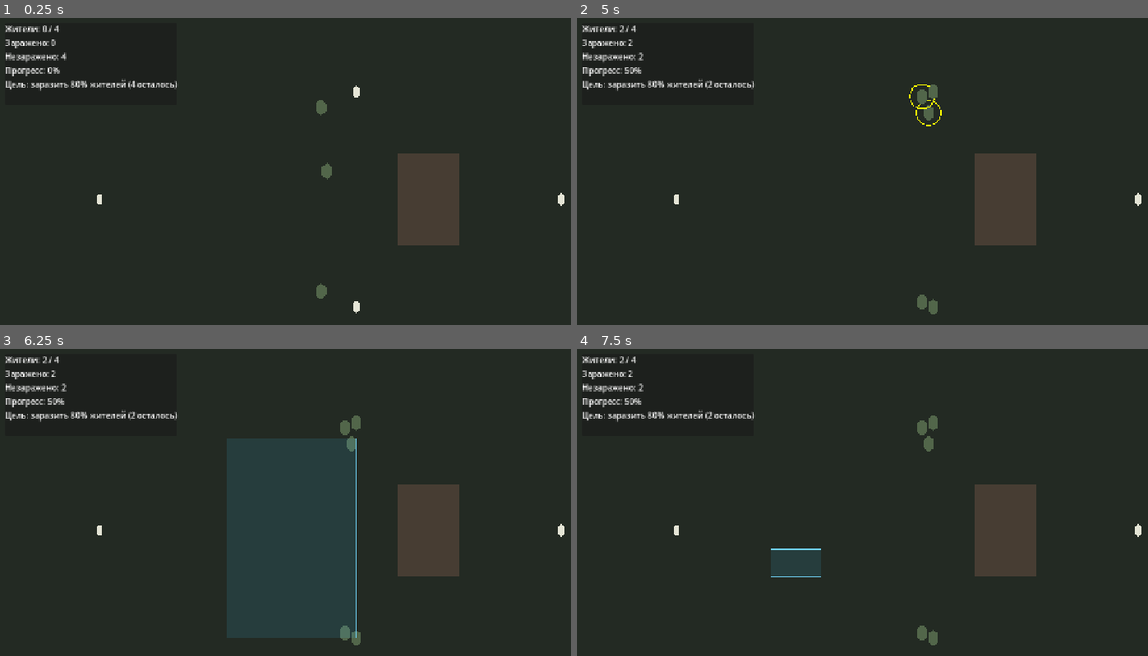
Above: before the commit, frames 1-4 (two rows, left to right).
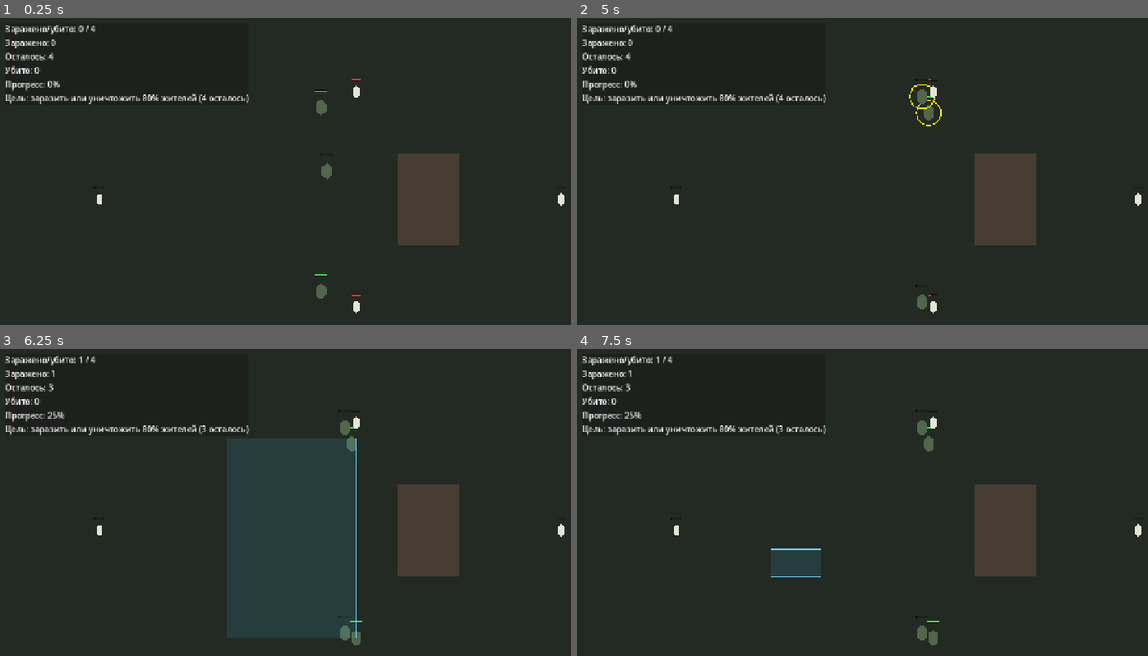
Above: after the commit, the same moments.

Repository: tivel47-ai/i-m-a-monster
Game: Godot game, scene res://scenes/main.tscn
The game is run twice, just before and just after one commit, with the same random seed, the same clock (stepped at 60 frames per second) and the same inputs.
Inputs (mouse positions are in pixels of both pictures, inside the frame that each line leads up to):
- Up to frame 1 (0.25 s): no input
- Up to frame 2 (5 s): move the mouse to (1045, 180) at 0.52 s; click (1045, 180) at 0.67 s; drag from (771, 217) to (919, 122) at 1.27 s; move the mouse to (965, 119) at 2.02 s; click (965, 119) at 2.17 s; tap Enter at 2.75 s; drag from (868, 272) to (925, 113) at 2.77 s; move the mouse to (1102, 254) at 3.52 s; click (1102, 254) at 3.67 s; tap Space at 4.25 s; drag from (702, 143) to (919, 97) at 4.27 s
- Up to frame 3 (6.25 s): move the mouse to (359, 530) at 5.02 s; click (359, 530) at 5.17 s; tap Enter at 5.75 s; drag from (228, 438) to (354, 637) at 5.77 s
- Up to frame 4 (7.5 s): move the mouse to (1045, 511) at 6.52 s; click (1045, 511) at 6.67 s; tap Space at 7.25 s; drag from (771, 548) to (919, 634) at 7.27 s

The runs differ from the first frame. In frame 1, 1.5% of the frame differs, in the area x 0-64%, y 1-91%; in frame 2, 1.7%, in the area x 0-64%, y 1-97%; in frame 3, 1.6%; in frame 4, 1.6%.

Commit message:
Задача № 19 — здоровье, урон, смерть и визуальный маркер смерти

Diff:
--- a/scenes/test_map.tscn
+++ b/scenes/test_map.tscn
@@ -35,75 +35,82 @@
 mouse_filter = 2
 color = Color(0.13725491, 0.16470589, 0.13725491, 1)
 
-[node name="NavigationRegion2D" type="NavigationRegion2D" parent="."]
+[node name="NavigationRegion2D" type="NavigationRegion2D" parent="." unique_id=382708044]
 navigation_polygon = SubResource("NavigationPolygon_test_map")
 
-[node name="Obstacle" type="StaticBody2D" parent="."]
+[node name="Obstacle" type="StaticBody2D" parent="." unique_id=931224023]
 position = Vector2(840, 360)
-collision_layer = 1
 collision_mask = 2
 
-[node name="Polygon2D" type="Polygon2D" parent="Obstacle"]
+[node name="Polygon2D" type="Polygon2D" parent="Obstacle" unique_id=1362154942]
 color = Color(0.28, 0.24, 0.2, 1)
 polygon = PackedVector2Array(-60, -90, 60, -90, 60, 90, -60, 90)
 
-[node name="CollisionShape2D" type="CollisionShape2D" parent="Obstacle"]
+[node name="CollisionShape2D" type="CollisionShape2D" parent="Obstacle" unique_id=1014473758]
 shape = SubResource("RectangleShape2D_obstacle")
 
 [node name="Zombie" parent="." unique_id=1210245640 instance=ExtResource("1_6ulkd")]
 position = Vector2(635, 327)
+collision_mask = 11
 
-[node name="Zombie2" parent="." instance=ExtResource("1_6ulkd")]
+[node name="Zombie2" parent="." unique_id=1811643929 instance=ExtResource("1_6ulkd")]
 position = Vector2(610, 190)
+collision_mask = 11
 
-[node name="Zombie3" parent="." instance=ExtResource("1_6ulkd")]
+[node name="Zombie3" parent="." unique_id=602772676 instance=ExtResource("1_6ulkd")]
 position = Vector2(610, 530)
+collision_mask = 11
 
-[node name="Villager" parent="." instance=ExtResource("2_villager")]
+[node name="Villager" parent="." unique_id=407241791 instance=ExtResource("2_villager")]
 position = Vector2(1100, 360)
 
-[node name="Villager2" parent="." instance=ExtResource("2_villager")]
+[node name="Villager2" parent="." unique_id=1874255612 instance=ExtResource("2_villager")]
 position = Vector2(700, 150)
 
-[node name="Villager3" parent="." instance=ExtResource("2_villager")]
+[node name="Villager3" parent="." unique_id=2029063017 instance=ExtResource("2_villager")]
 position = Vector2(700, 570)
 
-[node name="Villager4" parent="." instance=ExtResource("2_villager")]
+[node name="Villager4" parent="." unique_id=1191871272 instance=ExtResource("2_villager")]
 position = Vector2(200, 360)
 
-[node name="CanvasLayer" type="CanvasLayer" parent="."]
+[node name="CanvasLayer" type="CanvasLayer" parent="." unique_id=1042008688]
 
-[node name="MissionPanel" type="PanelContainer" parent="CanvasLayer"]
+[node name="MissionPanel" type="PanelContainer" parent="CanvasLayer" unique_id=1951434403]
 offset_left = 16.0
 offset_top = 16.0
 offset_right = 340.0
 offset_bottom = 176.0
 mouse_filter = 2
 
-[node name="MissionInfo" type="VBoxContainer" parent="CanvasLayer/MissionPanel"]
+[node name="MissionInfo" type="VBoxContainer" parent="CanvasLayer/MissionPanel" unique_id=984267347]
+layout_mode = 2
 mouse_filter = 2
 
-[node name="Residents" type="Label" parent="CanvasLayer/MissionPanel/MissionInfo"]
-mouse_filter = 2
+[node name="Residents" type="Label" parent="CanvasLayer/MissionPanel/MissionInfo" unique_id=1208281181]
+layout_mode = 2
 text = "Жители: 0 / 0"
 
-[node name="Infected" type="Label" parent="CanvasLayer/MissionPanel/MissionInfo"]
-mouse_filter = 2
+[node name="Infected" type="Label" parent="CanvasLayer/MissionPanel/MissionInfo" unique_id=43236414]
+layout_mode = 2
 text = "Заражено: 0"
 
-[node name="Uninfected" type="Label" parent="CanvasLayer/MissionPanel/MissionInfo"]
-mouse_filter = 2
+[node name="Uninfected" type="Label" parent="CanvasLayer/MissionPanel/MissionInfo" unique_id=1257441631]
+layout_mode = 2
 text = "Незаражено: 0"
 
-[node name="Progress" type="Label" parent="CanvasLayer/MissionPanel/MissionInfo"]
-mouse_filter = 2
+[node name="Killed" type="Label" parent="CanvasLayer/MissionPanel/MissionInfo"]
+layout_mode = 2
+text = "Убито: 0"
+
+[node name="Progress" type="Label" parent="CanvasLayer/MissionPanel/MissionInfo" unique_id=2111063095]
+layout_mode = 2
 text = "Прогресс: 0%"
 
-[node name="Status" type="Label" parent="CanvasLayer/MissionPanel/MissionInfo"]
-mouse_filter = 2
-text = "Цель: заразить 80% жителей"
+[node name="Status" type="Label" parent="CanvasLayer/MissionPanel/MissionInfo" unique_id=478836091]
+layout_mode = 2
+text = "Цель: заразить или уничтожить 80% жителей"
 
-[node name="SelectionRect" type="Panel" parent="CanvasLayer"]
+[node name="SelectionRect" type="Panel" parent="CanvasLayer" unique_id=668744120]
 visible = false
 mouse_filter = 2
 theme_override_styles/panel = SubResource("StyleBoxFlat_selection")
--- a/scenes/villager.tscn
+++ b/scenes/villager.tscn
@@ -14,10 +14,22 @@
 color = Color(0.9, 0.9, 0.84, 1)
 polygon = PackedVector2Array(0, -12, 6, -7, 6, 7, 0, 12, -6, 7, -6, -7)
 
+[node name="DeathMarkerA" type="Line2D" parent="."]
+visible = false
+points = PackedVector2Array(-7, -7, 7, 7)
+width = 2.5
+default_color = Color(1, 0, 0, 1)
+
+[node name="DeathMarkerB" type="Line2D" parent="."]
+visible = false
+points = PackedVector2Array(-7, 7, 7, -7)
+width = 2.5
+default_color = Color(1, 0, 0, 1)
+
 [node name="CollisionShape2D" type="CollisionShape2D" parent="."]
 shape = SubResource("RectangleShape2D_body")
 
-[node name="CollisionTimer" type="Timer" parent="."]
+[node name="TransformationTimer" type="Timer" parent="."]
 one_shot = true
 
-[connection signal="timeout" from="CollisionTimer" to="." method="_on_collision_timer_timeout"]
+[connection signal="timeout" from="TransformationTimer" to="." method="_on_transformation_timer_timeout"]
--- a/scenes/zombie.tscn
+++ b/scenes/zombie.tscn
@@ -20,6 +20,18 @@
 [node name="Polygon2D" type="Polygon2D" parent="." unique_id=527684303]
 color = Color(0.32156864, 0.4, 0.2901961, 1)
 polygon = PackedVector2Array(0, -16, 10, -8, 10, 8, 0, 16, -10, 8, -10, -8)
+
+[node name="DeathMarkerA" type="Line2D" parent="."]
+visible = false
+points = PackedVector2Array(-8, -8, 8, 8)
+width = 3.0
+default_color = Color(1, 0, 0, 1)
+
+[node name="DeathMarkerB" type="Line2D" parent="."]
+visible = false
+points = PackedVector2Array(-8, 8, 8, -8)
+width = 3.0
+default_color = Color(1, 0, 0, 1)
 
 [node name="CollisionShape2D" type="CollisionShape2D" parent="."]
 shape = SubResource("RectangleShape2D_body")
--- a/scripts/test_map.gd
+++ b/scripts/test_map.gd
@@ -12,8 +12,10 @@
 
 var villagers: Array[Node] = []
 var converted_resident_ids: Dictionary = {}
+var dead_resident_ids: Dictionary = {}
 var total_residents: int = 0
 var infected_residents: int = 0
+var killed_residents: int = 0
 var mission_state: MissionState = MissionState.ACTIVE
 var selection_in_progress: bool = false
 var marquee_active: bool = false
@@ -22,6 +24,7 @@
 
 @onready var residents_label: Label = $CanvasLayer/MissionPanel/MissionInfo/Residents
 @onready var infected_label: Label = $CanvasLayer/MissionPanel/MissionInfo/Infected
+@onready var killed_label: Label = $CanvasLayer/MissionPanel/MissionInfo/Killed
 @onready var uninfected_label: Label = $CanvasLayer/MissionPanel/MissionInfo/Uninfected
 @onready var progress_label: Label = $CanvasLayer/MissionPanel/MissionInfo/Progress
 @onready var status_label: Label = $CanvasLayer/MissionPanel/MissionInfo/Status
@@ -35,13 +38,22 @@
 		villagers.append(resident)
 		if not resident.has_signal("converted"):
 			push_error("Mission resident is missing the converted signal: %s" % resident.get_path())
-			continue
-
-		var error := resident.connect("converted", _on_resident_converted)
-		if error != OK:
-			push_error("Could not connect resident conversion signal: %s" % error_string(error))
-		elif resident.call("is_converted"):
+		else:
+			var converted_error := resident.connect("converted", _on_resident_converted)
+			if converted_error != OK:
+				push_error("Could not connect resident conversion signal: %s" % error_string(converted_error))
+
+		if not resident.has_signal("died"):
+			push_error("Mission resident is missing the died signal: %s" % resident.get_path())
+		else:
+			var died_error := resident.connect("died", _on_resident_died)
+			if died_error != OK:
+				push_error("Could not connect resident death signal: %s" % error_string(died_error))
+
+		if resident.call("is_converted"):
 			converted_resident_ids[resident.get_instance_id()] = true
+		elif resident.has_method("is_dead") and resident.call("is_dead"):
+			dead_resident_ids[resident.get_instance_id()] = true
 
 	total_residents = villagers.size()
 	_refresh_mission_progress()
@@ -186,7 +198,7 @@
 		return
 
 	var resident_id := resident.get_instance_id()
-	if converted_resident_ids.has(resident_id):
+	if converted_resident_ids.has(resident_id) or dead_resident_ids.has(resident_id):
 		return
 
 	converted_resident_ids[resident_id] = true
@@ -199,30 +211,45 @@
 	resident.queue_free()
 
 
+func _on_resident_died(resident: Node) -> void:
+	if not is_instance_valid(resident) or not villagers.has(resident):
+		return
+
+	var resident_id := resident.get_instance_id()
+	if converted_resident_ids.has(resident_id) or dead_resident_ids.has(resident_id):
+		return
+
+	dead_resident_ids[resident_id] = true
+	_refresh_mission_progress()
+
+
 func _refresh_mission_progress() -> void:
 	infected_residents = converted_resident_ids.size()
-
-	var uninfected_residents := total_residents - infected_residents
+	killed_residents = dead_resident_ids.size()
+	var completed_residents := infected_residents + killed_residents
+
+	var unaccounted_residents := total_residents - completed_residents
 	var progress_percent := 0
-	var required_infections := 0
+	var required_residents := 0
 	if total_residents > 0:
-		progress_percent = roundi(float(infected_residents * 100) / total_residents)
-		required_infections = ceili(float(total_residents * TARGET_PERCENT) / 100.0)
-
-	residents_label.text = "Жители: %d / %d" % [infected_residents, total_residents]
+		progress_percent = roundi(float(completed_residents * 100) / total_residents)
+		required_residents = ceili(float(total_residents * TARGET_PERCENT) / 100.0)
+
+	residents_label.text = "Заражено/убито: %d / %d" % [completed_residents, total_residents]
 	infected_label.text = "Заражено: %d" % infected_residents
-	uninfected_label.text = "Незаражено: %d" % uninfected_residents
+	killed_label.text = "Убито: %d" % killed_residents
+	uninfected_label.text = "Осталось: %d" % unaccounted_residents
 	progress_label.text = "Прогресс: %d%%" % progress_percent
 
 	if total_residents == 0:
 		status_label.text = "Цель невозможна: жителей нет."
 	elif mission_state == MissionState.WON:
 		status_label.text = "ПОБЕДА! Цель миссии выполнена"
-	elif infected_residents >= required_infections:
+	elif completed_residents >= required_residents:
 		mission_state = MissionState.WON
 		status_label.text = "ПОБЕДА! Цель миссии выполнена"
 	else:
-		status_label.text = "Цель: заразить %d%% жителей (%d осталось)" % [
+		status_label.text = "Цель: заразить или уничтожить %d%% жителей (%d осталось)" % [
 			TARGET_PERCENT,
-			maxi(required_infections - infected_residents, 0)
+			maxi(required_residents - completed_residents, 0)
 		]
--- a/scripts/villager.gd
+++ b/scripts/villager.gd
@@ -1,64 +1,230 @@
 extends StaticBody2D
 
 signal converted(villager: Node)
+signal died(villager: Node)
 
 enum InfectionState {
 	AVAILABLE,
 	IN_COLLISION,
+	TRANSFORMING,
 	CONVERTED,
+	DEAD,
 }
 
-const COLLISION_DURATION_SECONDS := 4.0
+@export var max_health: float = 100.0
+@export var attack_damage: float = 15.0
+@export var attack_interval: float = 1.0
+@export var transformation_duration: float = 2.0
 
 var infection_state: InfectionState = InfectionState.AVAILABLE
+var current_health: float
 var converted_color: Color
-var encounter_owner: Node2D
+var encounter_participants: Array[Node2D] = []
 
 @onready var polygon: Polygon2D = $Polygon2D
-@onready var collision_timer: Timer = $CollisionTimer
+@onready var transformation_timer: Timer = $TransformationTimer
+@onready var encounter_attack_timer: Timer = Timer.new()
+@onready var death_marker_a: Line2D = $DeathMarkerA
+@onready var death_marker_b: Line2D = $DeathMarkerB
+
+
+func _ready() -> void:
+	current_health = maxf(max_health, 0.0)
+	encounter_attack_timer.name = "EncounterAttackTimer"
+	encounter_attack_timer.wait_time = maxf(attack_interval, 0.01)
+	encounter_attack_timer.timeout.connect(_on_encounter_attack_timer_timeout)
+	add_child(encounter_attack_timer)
+	if current_health == 0.0:
+		_die()
 
 
 func is_available_for_infection() -> bool:
-	return infection_state == InfectionState.AVAILABLE
+	return infection_state == InfectionState.AVAILABLE and current_health > 0.0
 
 
 func is_in_collision() -> bool:
-	return infection_state == InfectionState.IN_COLLISION
+	return not encounter_participants.is_empty()
+
+
+func can_join_encounter() -> bool:
+	return (
+		current_health > 0.0
+		and infection_state in [InfectionState.IN_COLLISION, InfectionState.TRANSFORMING]
+		and (infection_state != InfectionState.TRANSFORMING or not encounter_participants.is_empty())
+	)
 
 
 func is_converted() -> bool:
 	return infection_state == InfectionState.CONVERTED
 
 
+func is_dead() -> bool:
+	return infection_state == InfectionState.DEAD
+
+
+func is_alive() -> bool:
+	return (
+		infection_state != InfectionState.DEAD
+		and infection_state != InfectionState.CONVERTED
+	)
+
+
+func take_damage(amount: float) -> void:
+	if not is_alive() or current_health <= 0.0 or amount <= 0.0:
+		return
+
+	current_health = maxf(current_health - amount, 0.0)
+	queue_redraw()
+	if current_health > 0.0:
+		return
+
+	if infection_state == InfectionState.TRANSFORMING:
+		_end_encounter()
+	else:
+		_die()
+
+
+func receive_zombie_attack(amount: float, chance: float, zombie: Node2D) -> void:
+	if (
+		not is_alive()
+		or current_health <= 0.0
+		or not encounter_participants.has(zombie)
+		or amount <= 0.0
+	):
+		return
+
+	if (
+		infection_state == InfectionState.IN_COLLISION
+		and randf() < clampf(chance, 0.0, 1.0)
+	):
+		var zombie_visual := zombie.get_node_or_null("Polygon2D") as Polygon2D
+		if zombie_visual != null:
+			converted_color = zombie_visual.color
+		_start_transformation()
+
+	take_damage(amount)
+
+
+func _start_transformation() -> void:
+	if infection_state != InfectionState.IN_COLLISION:
+		return
+
+	infection_state = InfectionState.TRANSFORMING
+	transformation_timer.wait_time = maxf(transformation_duration, 0.01)
+	transformation_timer.start()
+
+
+func _die() -> void:
+	if infection_state == InfectionState.DEAD:
+		return
+
+	infection_state = InfectionState.DEAD
+	current_health = 0.0
+	transformation_timer.stop()
+	_end_encounter()
+	collision_layer = 0
+	collision_mask = 0
+	$CollisionShape2D.set_deferred("disabled", true)
+	death_marker_a.show()
+	death_marker_b.show()
+	queue_redraw()
+	died.emit(self)
+
+
 func begin_encounter(result_color: Color, zombie: Node2D) -> bool:
-	if not is_available_for_infection():
+	if (
+		not is_alive()
+		or current_health <= 0.0
+		or infection_state
+		not in [InfectionState.AVAILABLE, InfectionState.IN_COLLISION, InfectionState.TRANSFORMING]
+		or (
+			infection_state == InfectionState.TRANSFORMING
+			and encounter_participants.is_empty()
+		)
+		or not zombie.has_method("is_alive")
+		or not zombie.call("is_alive")
+	):
 		return false
 
-	infection_state = InfectionState.IN_COLLISION
-	encounter_owner = zombie
-	converted_color = result_color
-	collision_timer.start(COLLISION_DURATION_SECONDS)
+	if infection_state == InfectionState.AVAILABLE:
+		infection_state = InfectionState.IN_COLLISION
+		converted_color = result_color
+	if not encounter_participants.has(zombie):
+		encounter_participants.append(zombie)
+		if encounter_attack_timer.is_stopped():
+			encounter_attack_timer.start()
 	return true
 
 
 func is_encounter_owner(zombie: Node2D) -> bool:
-	return is_in_collision() and encounter_owner == zombie
+	return encounter_participants.has(zombie)
 
 
 func cancel_encounter() -> void:
-	if not is_in_collision():
-		return
-
-	collision_timer.stop()
-	infection_state = InfectionState.AVAILABLE
-	encounter_owner = null
-
-
-func _on_collision_timer_timeout() -> void:
-	if not is_in_collision():
+	for participant in encounter_participants.duplicate():
+		leave_encounter(participant)
+
+
+func leave_encounter(zombie: Node2D) -> void:
+	if not encounter_participants.has(zombie):
+		return
+
+	encounter_participants.erase(zombie)
+	if is_instance_valid(zombie) and zombie.has_method("on_encounter_ended"):
+		zombie.call("on_encounter_ended", self)
+	if encounter_participants.is_empty():
+		encounter_attack_timer.stop()
+	if encounter_participants.is_empty() and infection_state == InfectionState.IN_COLLISION:
+		infection_state = InfectionState.AVAILABLE
+	elif encounter_participants.is_empty() and infection_state == InfectionState.TRANSFORMING:
+		collision_layer = 0
+		collision_mask = 0
+		$CollisionShape2D.set_deferred("disabled", true)
+
+
+func _end_encounter() -> void:
+	for participant in encounter_participants.duplicate():
+		leave_encounter(participant)
+
+
+func _on_encounter_attack_timer_timeout() -> void:
+	if not is_alive() or encounter_participants.is_empty():
+		encounter_attack_timer.stop()
+		return
+
+	for participant in encounter_participants:
+		if (
+			is_instance_valid(participant)
+			and participant.has_method("is_alive")
+			and participant.has_method("take_damage")
+			and participant.call("is_alive")
+		):
+			participant.call("take_damage", attack_damage)
+			return
+
+	encounter_attack_timer.stop()
+
+
+func _on_transformation_timer_timeout() -> void:
+	if infection_state != InfectionState.TRANSFORMING:
 		return
 
 	infection_state = InfectionState.CONVERTED
-	encounter_owner = null
+	_end_encounter()
+	collision_layer = 0
+	collision_mask = 0
+	$CollisionShape2D.set_deferred("disabled", true)
 	polygon.color = converted_color
 	converted.emit(self)
+
+
+func _draw() -> void:
+	var health_ratio := current_health / max_health if max_health > 0.0 else 0.0
+	var health_rect := Rect2(-9.0, -25.0, 18.0, 4.0)
+	draw_rect(health_rect, Color(0.12, 0.12, 0.12, 0.9), true)
+	draw_rect(
+		Rect2(health_rect.position + Vector2(1.0, 1.0), Vector2(16.0 * health_ratio, 2.0)),
+		Color(0.9, 0.2, 0.2),
+		true
+	)
+	draw_rect(health_rect, Color(0.05, 0.05, 0.05), false, 1.0)
--- a/scripts/zombie.gd
+++ b/scripts/zombie.gd
@@ -6,8 +6,14 @@
 const AGGRO_REACQUIRE_DELAY_SECONDS := 0.3
 
 @export var move_speed: float = 100.0
+@export var max_health: float = 120.0
+@export var attack_damage: float = 20.0
+@export var attack_interval: float = 1.0
+@export_range(0.0, 1.0, 0.01) var infection_chance: float = 0.15
 
 var is_selected: bool = false
+var current_health: float
+var is_dead: bool = false
 var target_position: Vector2
 var has_target: bool = false
 var has_player_order: bool = false
@@ -17,14 +23,39 @@
 
 @onready var zombie_visual: Polygon2D = $Polygon2D
 @onready var navigation_agent: NavigationAgent2D = $NavigationAgent2D
+@onready var death_marker_a: Line2D = $DeathMarkerA
+@onready var death_marker_b: Line2D = $DeathMarkerB
+
+
+func _ready() -> void:
+	current_health = maxf(max_health, 0.0)
+	var attack_timer := Timer.new()
+	attack_timer.name = "EncounterAttackTimer"
+	attack_timer.wait_time = maxf(attack_interval, 0.01)
+	attack_timer.timeout.connect(_on_encounter_attack_timer_timeout)
+	add_child(attack_timer)
+	if current_health == 0.0:
+		_die()
 
 
 func set_selected(value: bool) -> void:
+	if is_dead:
+		return
 	is_selected = value
 	queue_redraw()
 
 
 func _draw() -> void:
+	var health_ratio := current_health / max_health if max_health > 0.0 else 0.0
+	var health_rect := Rect2(-12.0, -34.0, 24.0, 4.0)
+	draw_rect(health_rect, Color(0.12, 0.12, 0.12, 0.9), true)
+	draw_rect(
+		Rect2(health_rect.position + Vector2(1.0, 1.0), Vector2(22.0 * health_ratio, 2.0)),
+		Color(0.25, 0.85, 0.25),
+		true
+	)
+	draw_rect(health_rect, Color(0.05, 0.05, 0.05), false, 1.0)
+
 	if is_selected:
 		draw_arc(
 			Vector2.ZERO,
@@ -54,14 +85,69 @@
 		)
 
 
-func issue_player_move_order(destination: Vector2) -> void:
+func take_damage(amount: float) -> void:
+	if is_dead or amount <= 0.0:
+		return
+
+	current_health = maxf(current_health - amount, 0.0)
+	queue_redraw()
+	if current_health == 0.0:
+		_die()
+
+
+func _die() -> void:
+	if is_dead:
+		return
+
+	is_dead = true
+	current_health = 0.0
+	is_selected = false
+	has_target = false
+	has_player_order = false
+	aggro_reacquire_delay = 0.0
+	velocity = Vector2.ZERO
+	aggro_candidates.clear()
+
+	var attack_timer := get_node_or_null("EncounterAttackTimer") as Timer
+	if attack_timer != null:
+		attack_timer.stop()
+
 	if (
 		aggro_target != null
 		and is_instance_valid(aggro_target)
-		and aggro_target.has_method("is_encounter_owner")
-		and aggro_target.call("is_encounter_owner", self)
+		and aggro_target.has_method("leave_encounter")
 	):
-		aggro_target.call("cancel_encounter")
+		aggro_target.call("leave_encounter", self)
+	aggro_target = null
+
+	remove_from_group("player_units")
+	collision_layer = 0
+	collision_mask = 0
+	$CollisionShape2D.set_deferred("disabled", true)
+	$Area2D.collision_layer = 0
+	$Area2D.collision_mask = 0
+	$AggroArea.set_deferred("monitoring", false)
+	$AggroArea.set_deferred("monitorable", false)
+	navigation_agent.navigation_layers = 0
+	death_marker_a.show()
+	death_marker_b.show()
+	queue_redraw()
+
+
+func is_alive() -> bool:
+	return not is_dead
+
+
+func issue_player_move_order(destination: Vector2) -> void:
+	if is_dead:
+		return
+
+	if (
+		aggro_target != null
+		and is_instance_valid(aggro_target)
+		and aggro_target.has_method("leave_encounter")
+	):
+		aggro_target.call("leave_encounter", self)
 
 	aggro_target = null
 	has_target = true
@@ -72,7 +158,33 @@
 	queue_redraw()
 
 
+func on_encounter_ended(villager: Node) -> void:
+	if aggro_target != villager:
+		return
+
+	var attack_timer := get_node_or_null("EncounterAttackTimer") as Timer
+	if attack_timer != null:
+		attack_timer.stop()
+	aggro_target = null
+	has_target = false
+	velocity = Vector2.ZERO
+
+
+func _on_encounter_attack_timer_timeout() -> void:
+	if is_dead or aggro_target == null or not is_instance_valid(aggro_target):
+		return
+	if not aggro_target.call("is_encounter_owner", self):
+		return
+
+	var villager := aggro_target
+	if not villager.has_method("receive_zombie_attack"):
+		return
+	villager.call("receive_zombie_attack", attack_damage, infection_chance, self)
+
+
 func _on_aggro_area_body_entered(body: Node2D) -> void:
+	if is_dead:
+		return
 	if not body is PhysicsBody2D:
 		return
 	var physics_body := body as PhysicsBody2D
@@ -83,6 +195,8 @@
 
 
 func _on_aggro_area_body_exited(body: Node2D) -> void:
+	if is_dead:
+		return
 	aggro_candidates.erase(body)
 	if body == aggro_target:
 		if body.has_method("is_in_collision") and body.call("is_in_collision"):
@@ -93,6 +207,8 @@
 
 
 func _update_aggro_target(delta: float) -> void:
+	if is_dead:
+		return
 	if has_player_order:
 		return
 	if aggro_reacquire_delay > 0.0:
@@ -108,8 +224,13 @@
 					return
 
 				if global_position.distance_to(aggro_target.global_position) <= INFECTION_DISTANCE:
-					has_target = false
-					velocity = Vector2.ZERO
+					if aggro_target.call("begin_encounter", zombie_visual.color, self):
+						has_target = false
+						velocity = Vector2.ZERO
+						_start_encounter_attack_timer()
+					else:
+						aggro_target = null
+						has_target = false
 					return
 
 				if not has_target:
@@ -120,6 +241,7 @@
 					if aggro_target.call("begin_encounter", zombie_visual.color, self):
 						has_target = false
 						velocity = Vector2.ZERO
+						_start_encounter_attack_timer()
 						return
 
 					aggro_target = null
@@ -145,7 +267,11 @@
 			continue
 		if not candidate.has_method("is_available_for_infection"):
 			continue
-		if not candidate.call("is_available_for_infection"):
+		var can_join_encounter: bool = (
+			candidate.has_method("can_join_encounter")
+			and candidate.call("can_join_encounter")
+		)
+		if not candidate.call("is_available_for_infection") and not can_join_encounter:
 			continue
 
 		var distance_squared := global_position.distance_squared_to(candidate.global_position)
@@ -161,8 +287,15 @@
 		if aggro_target.call("begin_encounter", zombie_visual.color, self):
 			has_target = false
 			velocity = Vector2.ZERO
+			_start_encounter_attack_timer()
 		return
 	_set_aggro_destination()
+
+
+func _start_encounter_attack_timer() -> void:
+	var attack_timer := get_node("EncounterAttackTimer") as Timer
+	attack_timer.wait_time = maxf(attack_interval, 0.01)
+	attack_timer.start()
 
 
 func _set_aggro_destination() -> void:
@@ -185,6 +318,9 @@
 
 
 func _physics_process(delta: float) -> void:
+	if is_dead:
+		return
+
 	_update_aggro_target(delta)
 	if not has_target:
 		return
Not shown: 1 places in scenes/test_map.tscn that only renumber resources
Not shown, changed: docs/game_design.md
Not shown, changed: docs/technical_design.md
